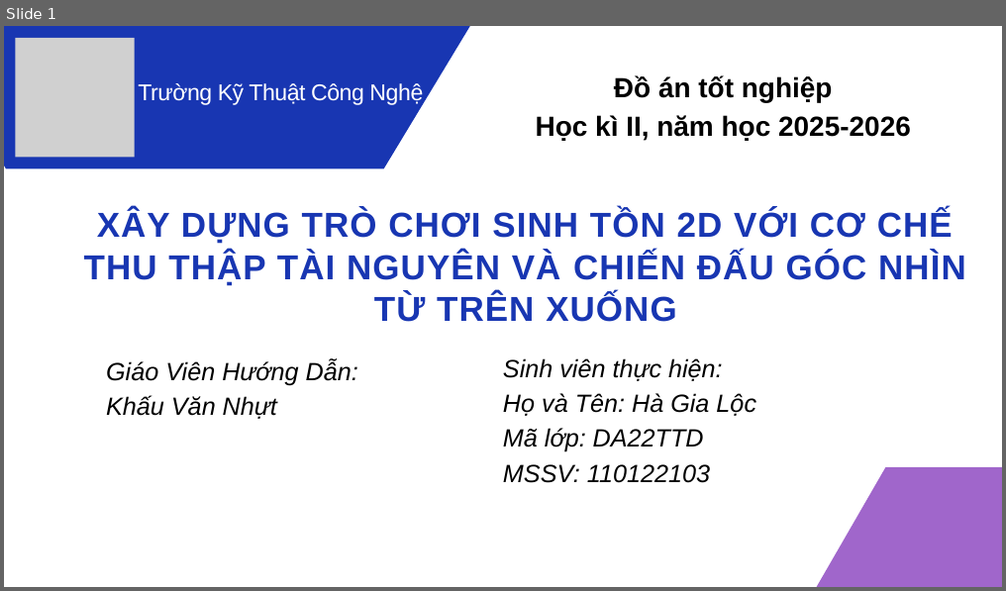
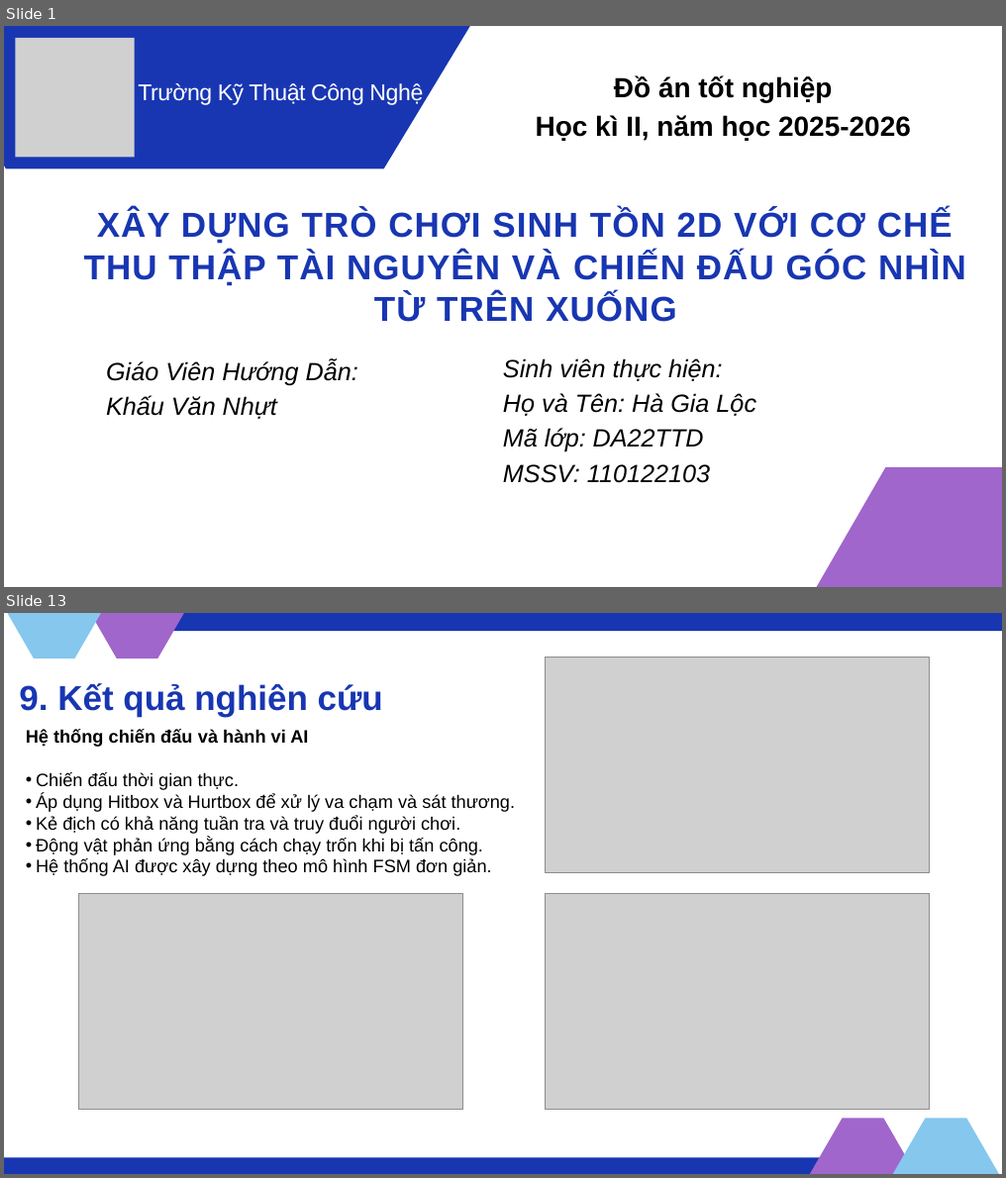
Before and after one commit to HaGiaLoc/tn-da22ttd-110122103-hagialoc-xaydungtrochoisinhton2d, a slide deck: thesis/abs/tn_slide.pptx. Shown one above the other, each under a label of ours: slide 1 before the commit, slides 1 and 13 after it; the slides between them are not shown. The pictures are 1006x591 and 1006x1178 pixels, drawn with LibreOffice and Linux fonts; fonts in the diff are those of the drawing; grey boxes stand for pictures. Boxes give left, top, right and bottom in pixels: in the first picture for what was removed or moved away, otherwise in the second. Text is boxed around its words. In the diff, an @@ line names an element or a change of style, - is before the commit and + after.

```diff
--- a/thesis/abs/tn_slide.pptx
+++ b/thesis/abs/tn_slide.pptx
@@ slide 13 added at [4,613,1002,1174], background #FFFFFF @@
@@ freeform shape added at [4,613,142,659], fill #86C7ED @@
@@ freeform shape added at [50,613,224,659], fill #A066CB @@
@@ rectangle added at [104,613,1002,632], fill #1836B2 @@
@@ picture added at [545,657,929,873] @@
@@ text added at [19,683,383,717], 50 pt, text #1836B2, bold @@
+9. Kết quả nghiên cứu
@@ text added at [26,729,516,876], 26 pt, text #000000 @@
+Hệ thống chiến đấu và hành vi AI
+• Chiến đấu thời gian thực.
+• Áp dụng Hitbox và Hurtbox để xử lý va chạm và sát thương.
+• Kẻ địch có khả năng tuần tra và truy đuổi người chơi.
+• Động vật phản ứng bằng cách chạy trốn khi bị tấn công.
+• Hệ thống AI được xây dựng theo mô hình FSM đơn giản.
@@ picture added at [79,893,463,1109] @@
@@ picture added at [545,893,929,1109] @@
@@ freeform shape added at [775,1118,949,1174], fill #A066CB @@
@@ freeform shape added at [858,1118,1002,1174], fill #86C7ED @@
@@ rectangle added at [4,1157,902,1174], fill #1836B2 @@
```
Also in this commit, not shown: 9 slides changed, 5 other slides added, 9 slides removed.
